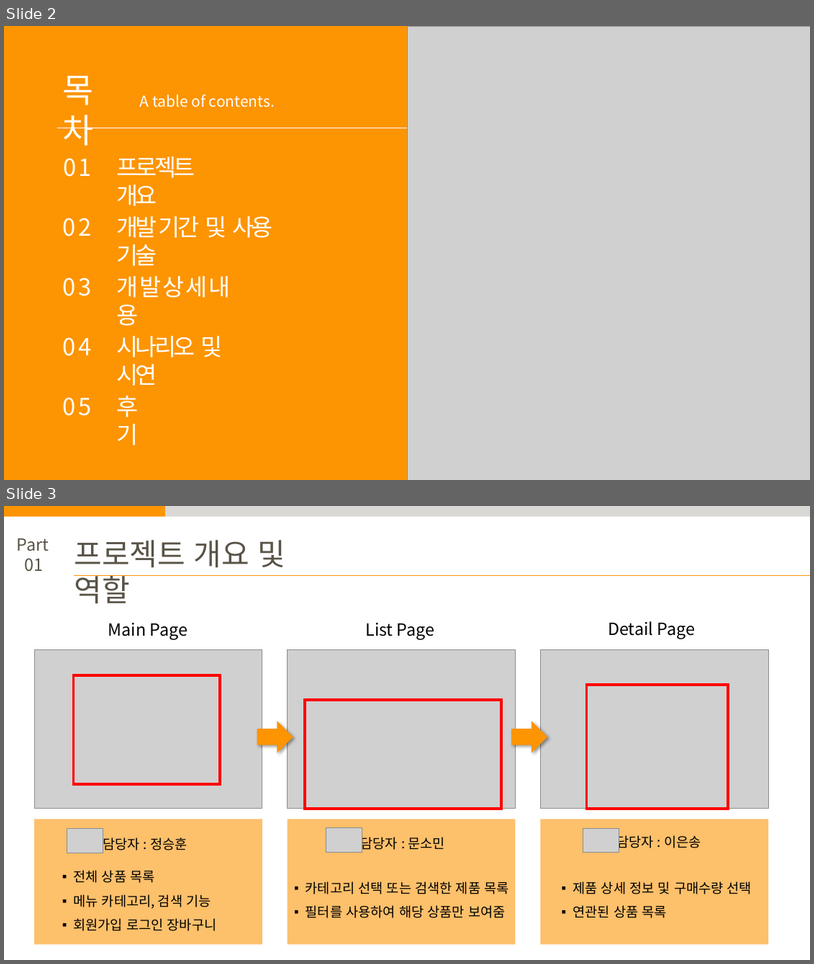
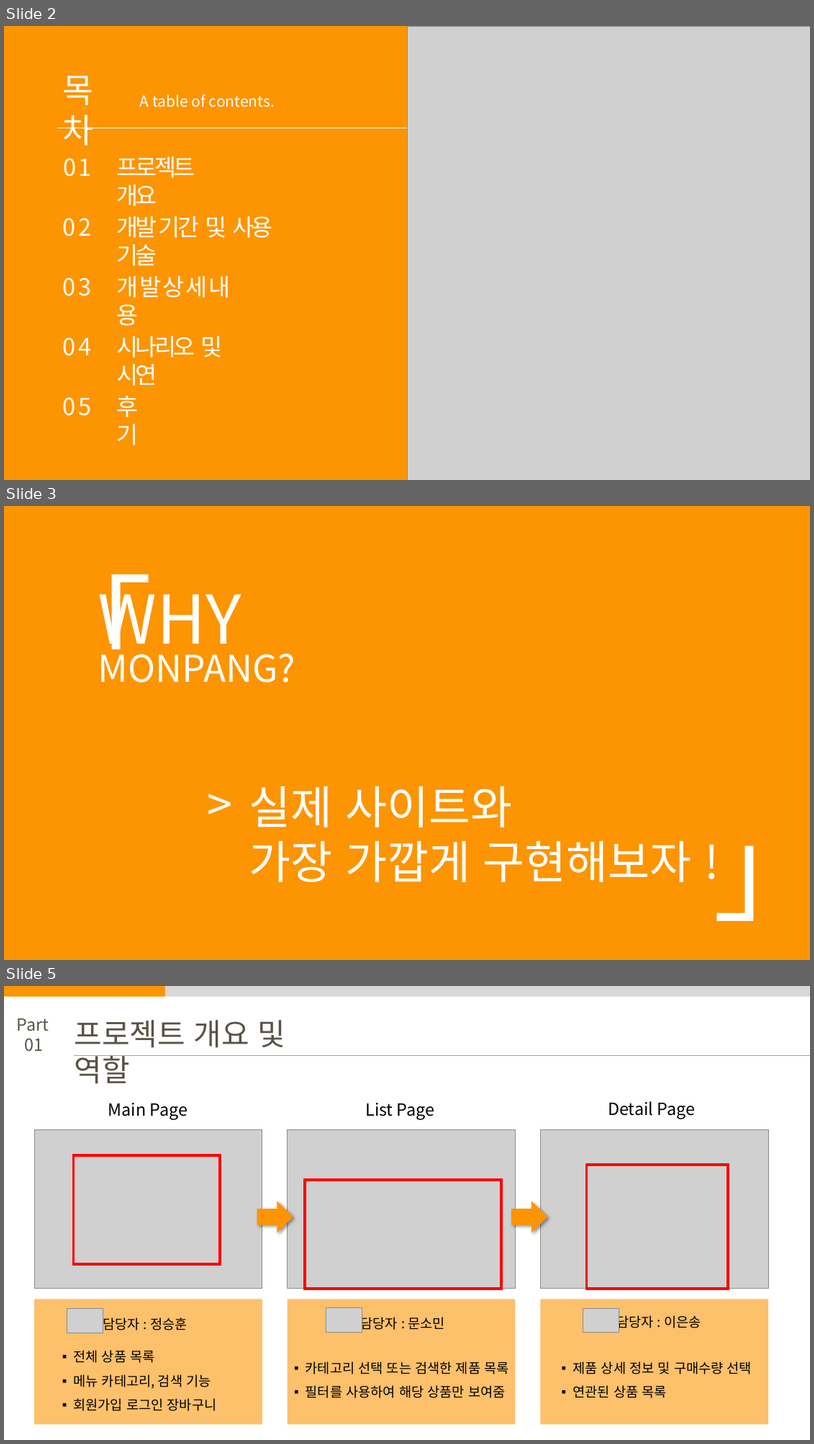
Before and after one commit to shoon2430/ReactProject, a slide deck: doc/MonPang 발표자료.pptx. Shown one above the other, each under a label of ours: slides 2 and 3 before the commit, slides 2, 3 and 5 after it; the slides between them are not shown. The pictures are 814x964 and 814x1444 pixels, drawn with LibreOffice and Linux fonts; fonts in the diff are those of the drawing; grey boxes stand for pictures. Boxes give left, top, right and bottom in pixels: in the first picture for what was removed or moved away, otherwise in the second. Text is boxed around its words. In the diff, an @@ line names an element or a change of style, - is before the commit and + after.

```diff
--- a/doc/MonPang 발표자료.pptx
+++ b/doc/MonPang 발표자료.pptx
@@ slide 3 added at <box>4,506,810,960</box>, background #FD9401 @@
@@ text added at <box>36,574,152,682</box>, 138 pt, text #FFFFFF @@
+「
@@ text added at <box>98,576,242,661</box>, 80 pt, text #FFFFFF @@
+WHY
@@ text added at <box>98,644,296,682</box>, 44 pt, text #FFFFFF @@
+MONPANG?
@@ text added at <box>201,773,237,834</box>, 54 pt, text #FFFFFF @@
+>
@@ text added at <box>250,786,692,882</box>, 54 pt, text #FFFFFF @@
+실제 사이트와
+가장 가깝게 구현해보자 !
@@ text added at <box>714,845,810,921</box>, 138 pt, text #FFFFFF @@
+」
@@ what was slide 3 is now slide 5 @@
```
Also in this commit, not shown: 4 slides changed, 1 other slide added.
